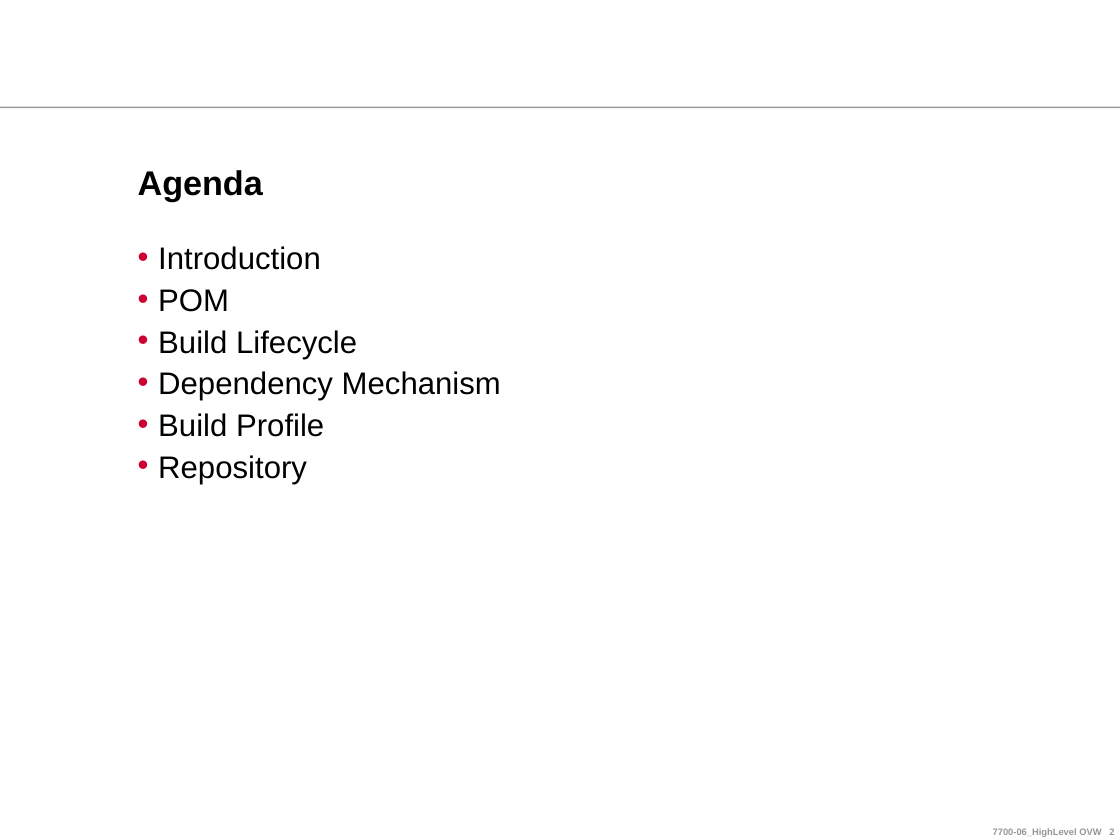
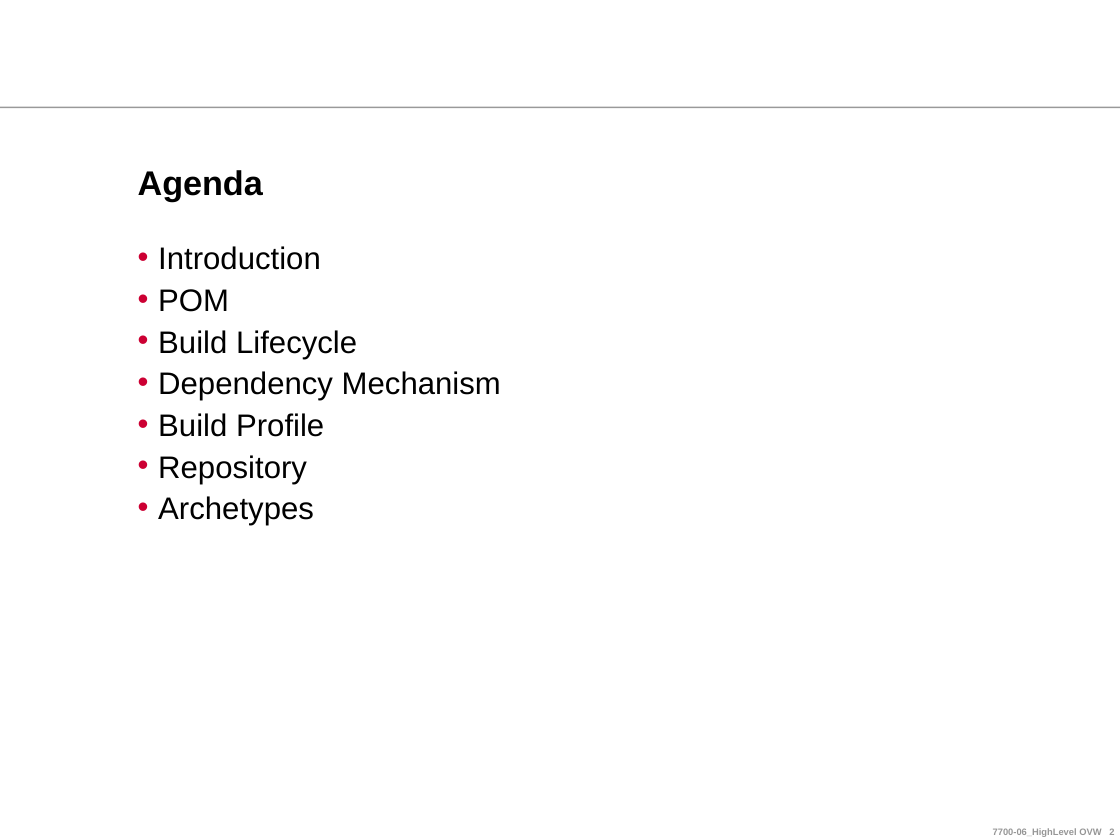
Before and after one commit to ndlongit/longnd-data, a slide deck: slide 2 of Document/Tutorial/[Presentation] Maven.ppt. Drawn at 1120x840 pixels with LibreOffice and Linux fonts; fonts in the diff are those of the drawing; background and template pictures are left out. Boxes give left, top, right and bottom in pixels: in the first picture for what was removed or moved away, otherwise in the second. Text is boxed around its words. In the diff, an @@ line names an element or a change of style, - is before the commit and + after.

```diff
--- a/Document/Tutorial/[Presentation] Maven.ppt
+++ b/Document/Tutorial/[Presentation] Maven.ppt
@@ text at (158,496,314,525): paragraph added @@
+• Archetypes
```
Also in this commit, not shown: 3 other slides changed, 1 slide added, 1 slide removed, 2 other files.
